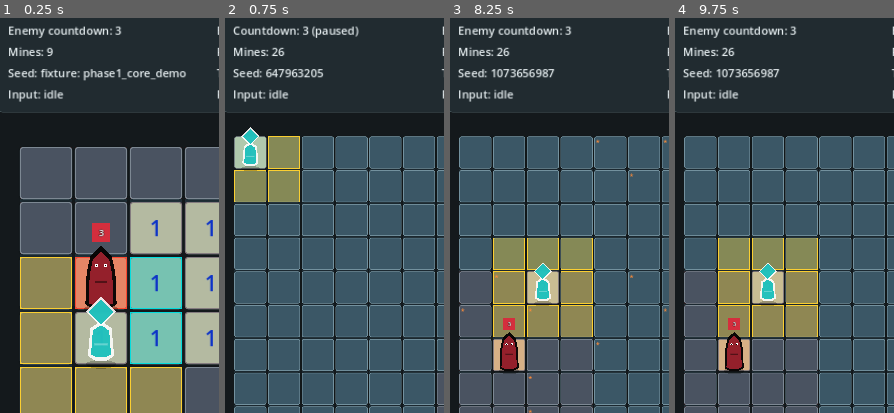
Above: before the commit, frames 1-4 (left to right).
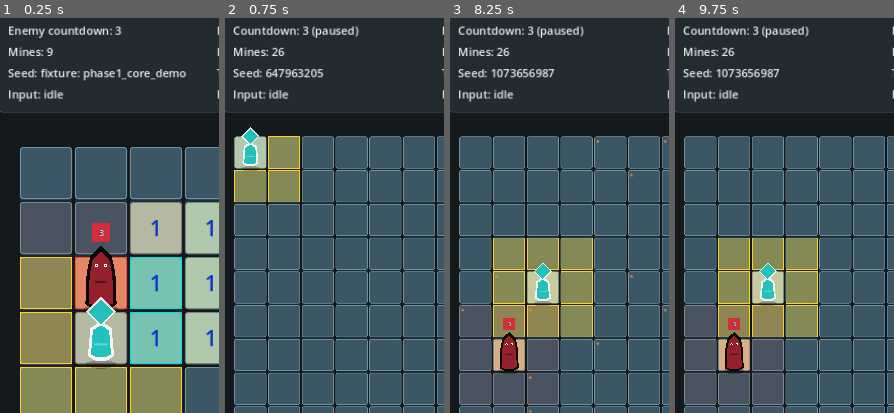
Above: after the commit, the same moments.

Repository: T11retsujitu/minesweeperV2
Game: Godot game, scene res://scenes/main.tscn
Same seed, same stepped clock (60 frames per second), same inputs: the game is played once before the commit and once after it.
Inputs:
- Up to frame 1 (0.25 s): no input
- Up to frame 2 (0.75 s): click "New Seed" at 0.5 s
- Up to frame 3 (8.25 s): click "New Seed" at 1.25 s; click "Retry" at 2 s; click "Retry" at 2.75 s; click "Retry" at 3.5 s; click "Fixed" at 4.25 s; click "Random" at 5 s; click "Same Seed" at 5.75 s; click "Show Mines" at 6.5 s; click "Fixed" at 7.25 s; click "Random" at 8 s
- Up to frame 4 (9.75 s): click "Same Seed" at 8.75 s; click "Show Mines" at 9.5 s
The pictures show only the part of the screen within x 2-52%, y 5-55%; the shares and areas given below are measured in that part.

The runs differ from the first frame. In frame 3, 0.8% of the frame differs, in the area x 3-62%, y 2-6%; in frame 4, 0.8%.

Commit message:
balance: 縄張り半径を2→1に改訂(ユーザー実プレイ判断)+オラクル再導出
- TERRITORY_RADIUS=1(敵中心3×3)。5×5は7×7盤面の過半を占め広すぎるとの実プレイ評価
- 敵隣接の安全セルを距離2(圏外)から無リスク開放可能に(「敵の隣が開けない」ストレス解消)
- walkthrough再導出: 勝利7T最終HP6→8(T5/T6圏外paused・T6被弾消滅)/敗北5TはHP同一
- test_territory半径依存の期待値更新。テスト1558件不変
- decisions.md D31改訂(経緯・トレードオフ)/ game-design.md / llm-status.md 更新

Co-Authored-By: Claude Fable 5 <noreply@anthropic.com>
Claude-Session: https://claude.ai/code/session_0166TRrYQ1gnNdfye1nWRQWG

Diff:
--- a/scripts/config/game_balance.gd
+++ b/scripts/config/game_balance.gd
@@ -17,7 +17,7 @@
 const ENEMY_COUNTDOWN = 3
 const ENEMY_ZONE_MINES = 3
 # 敵の攻撃圏(Chebyshev)。EXPLOSION_RADIUS_CHEBYSHEV(爆発)やADJACENCY_RADIUS(隣接)とは独立の調整値。
-const TERRITORY_RADIUS = 2
+const TERRITORY_RADIUS = 1
 const BUMP_DAMAGE = 1 # 起爆優位の担保: EXPLOSION_ADJACENT_DAMAGE より小さい近接フィニッシュ用。
 const BUMP_COUNTER_DAMAGE = 2
 const DEFUSE_DAMAGE = 2 # 自傷なしだが隣接コストを払うため、起爆隣接ダメージ以下に固定。
--- a/tests/test_avatar_walkthrough.gd
+++ b/tests/test_avatar_walkthrough.gd
@@ -40,19 +40,20 @@
 	t.equal(_event_cells(t4, "cells_revealed"), [Vector2i(2, 4)], "avatar victory T4 single reveal")
 
 	var t5 = TurnResolver.resolve(state, {"type": TurnResolver.ACTION_MOVE, "cell": Vector2i(2, 4)})
-	_assert_state(t, state, 2, 1, 8, Vector2i(2, 4), 5, "avatar victory T5")
-	t.equal(_event_types(t5), ["player_moved", "countdown_changed"], "avatar victory T5 events")
+	_assert_state(t, state, 2, 2, 8, Vector2i(2, 4), 5, "avatar victory T5")
+	t.equal(_event_types(t5), ["player_moved", "countdown_paused"], "avatar victory T5 events")
 	t.equal(_event(t5, "player_moved").get("from", Vector2i.ZERO), Vector2i(1, 3), "avatar victory T5 move from")
 	t.equal(_event(t5, "player_moved").get("to", Vector2i.ZERO), Vector2i(2, 4), "avatar victory T5 move to")
 
 	var t6 = TurnResolver.resolve(state, {"type": TurnResolver.ACTION_REVEAL, "cell": Vector2i(1, 5)})
-	_assert_state(t, state, 2, Balance.ENEMY_COUNTDOWN, 6, Vector2i(2, 4), 6, "avatar victory T6")
-	t.equal(_event_types(t6), ["cells_revealed", "countdown_changed", "enemy_attacked", "player_damaged", "countdown_changed"], "avatar victory T6 events")
+	_assert_state(t, state, 2, 2, 8, Vector2i(2, 4), 6, "avatar victory T6")
+	t.equal(_event_types(t6), ["cells_revealed", "countdown_paused"], "avatar victory T6 events")
 	t.equal(_event_cells(t6, "cells_revealed").size(), 11, "avatar victory T6 flood count")
-	t.equal(_player_damage_amount(t6, "enemy_attack"), Balance.ENEMY_ATTACK, "avatar victory T6 enemy attack damage")
+	t.equal(_event(t6, "countdown_paused").get("countdown", -1), 2, "avatar victory T6 paused countdown")
+	t.check(not _has_player_damage_source(t6, "enemy_attack"), "avatar victory T6 no enemy attack damage")
 
 	var t7 = _flag_and_detonate(state, Vector2i(0, 3))
-	_assert_state(t, state, 0, Balance.ENEMY_COUNTDOWN, 6, Vector2i(2, 4), 7, "avatar victory T7")
+	_assert_state(t, state, 0, 2, 8, Vector2i(2, 4), 7, "avatar victory T7")
 	t.equal(_event_types(t7), ["mine_exploded", "enemy_damaged", "enemy_died", "combat_won"], "avatar victory T7 events")
 	t.equal(state.phase, CombatState.PHASE_RECOVERY, "avatar victory T7 phase")
 	t.check(not _has_event(t7, "countdown_changed"), "avatar victory T7 skips countdown")
@@ -84,14 +85,14 @@
 	t.equal(_player_damage_amount(t3, "enemy_attack"), Balance.ENEMY_ATTACK, "avatar defeat T3 enemy attack damage")
 
 	var t4 = TurnResolver.resolve(state, {"type": TurnResolver.ACTION_MOVE, "cell": Vector2i(3, 2)})
-	_assert_state(t, state, 2, 2, 2, Vector2i(3, 2), 4, "avatar defeat T4")
-	t.equal(_event_types(t4), ["player_moved", "countdown_changed"], "avatar defeat T4 events")
+	_assert_state(t, state, 2, Balance.ENEMY_COUNTDOWN, 2, Vector2i(3, 2), 4, "avatar defeat T4")
+	t.equal(_event_types(t4), ["player_moved", "countdown_paused"], "avatar defeat T4 events")
 	t.equal(_event(t4, "player_moved").get("from", Vector2i.ZERO), Vector2i(2, 2), "avatar defeat T4 move from")
 	t.equal(_event(t4, "player_moved").get("to", Vector2i.ZERO), Vector2i(3, 2), "avatar defeat T4 move to")
 
 	var t5 = TurnResolver.resolve(state, {"type": TurnResolver.ACTION_REVEAL, "cell": Vector2i(4, 1)})
-	_assert_state(t, state, 2, 1, -1, Vector2i(3, 2), 5, "avatar defeat T5")
-	t.equal(_event_types(t5), ["cells_revealed", "mine_exploded", "enemy_damaged", "player_damaged", "countdown_changed", "defeat"], "avatar defeat T5 events")
+	_assert_state(t, state, 2, Balance.ENEMY_COUNTDOWN, -1, Vector2i(3, 2), 5, "avatar defeat T5")
+	t.equal(_event_types(t5), ["cells_revealed", "mine_exploded", "enemy_damaged", "player_damaged", "countdown_paused", "defeat"], "avatar defeat T5 events")
 	t.equal(_enemy_damage_amount(t5), 0, "avatar defeat T5 enemy damage")
 	t.equal(_player_damage_amount(t5, "accidental_mine"), Balance.ACCIDENTAL_MINE_DAMAGE, "avatar defeat T5 accidental damage")
 	t.equal(state.phase, CombatState.PHASE_DEFEAT, "avatar defeat T5 phase")
--- a/tests/test_territory.gd
+++ b/tests/test_territory.gd
@@ -57,15 +57,17 @@
 func _test_territory_cells_are_clipped(t):
 	var state = _avatar_state()
 	var cells = state.territory_cells()
-	t.equal(cells.size(), 20, "fixture territory clips to twenty cells")
+	t.equal(cells.size(), 9, "fixture territory contains nine cells")
 	for coord in cells:
-		t.check(coord.x >= 0 and coord.x <= 3, "territory x clipped")
-		t.check(coord.y >= 0 and coord.y <= 4, "territory y clipped")
+		t.check(coord.x >= 0 and coord.x <= 2, "territory x range")
+		t.check(coord.y >= 1 and coord.y <= 3, "territory y range")
 	t.equal(_keys(cells), _expected_fixture_territory_keys(), "fixture territory exact cells")
 
 	var snapshot = state.to_snapshot()
 	t.equal(_keys(snapshot["territory_cells"]), _expected_fixture_territory_keys(), "snapshot exposes living enemy territory")
 	t.check(snapshot["player_in_territory"], "fixture player starts inside territory")
+	_assert_radius_two_ring_is_outside(t, state)
+	_assert_corner_territory_clips(t, state)
 	state.enemy.hp = 0
 	t.equal(state.to_snapshot()["territory_cells"], [], "dead enemy hides territory cells")
 
@@ -88,9 +90,47 @@
 
 func _expected_fixture_territory_keys():
 	var result = []
-	for y in range(0, 5):
-		for x in range(0, 4):
+	for y in range(1, 4):
+		for x in range(0, 3):
 			result.append("%d,%d" % [x, y])
+	result.sort()
+	return result
+
+
+func _assert_radius_two_ring_is_outside(t, state):
+	for coord in _old_radius_two_ring_coords():
+		state.player.position = coord
+		t.check(not state.is_player_in_territory(), "radius two ring is outside territory")
+
+
+func _assert_corner_territory_clips(t, state):
+	state.enemy.position = Vector2i(0, 0)
+	var cells = state.territory_cells()
+	t.equal(cells.size(), 4, "corner territory clips to four cells")
+	for coord in cells:
+		t.check(coord.x >= 0 and coord.x <= 1, "corner territory x clipped")
+		t.check(coord.y >= 0 and coord.y <= 1, "corner territory y clipped")
+	t.equal(_keys(cells), _corner_territory_keys(), "corner territory exact cells")
+
+
+func _old_radius_two_ring_coords():
+	return [
+		Vector2i(0, 0),
+		Vector2i(1, 0),
+		Vector2i(2, 0),
+		Vector2i(3, 0),
+		Vector2i(3, 1),
+		Vector2i(3, 2),
+		Vector2i(3, 3),
+		Vector2i(0, 4),
+		Vector2i(1, 4),
+		Vector2i(2, 4),
+		Vector2i(3, 4),
+	]
+
+
+func _corner_territory_keys():
+	var result = ["0,0", "1,0", "0,1", "1,1"]
 	result.sort()
 	return result
 
Not shown, changed: docs/decisions.md
Not shown, changed: docs/game-design.md
Not shown, changed: docs/llm-status.md
